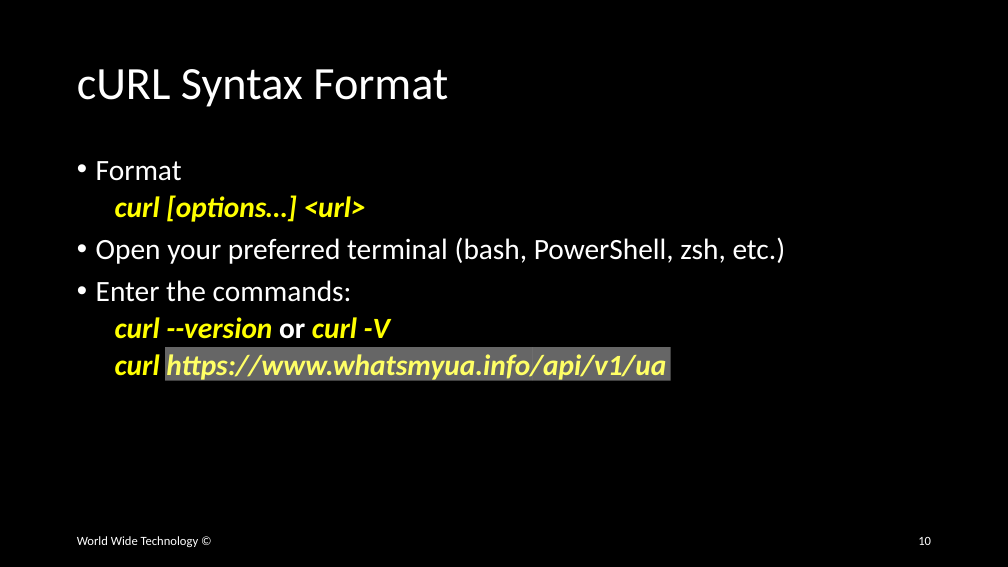
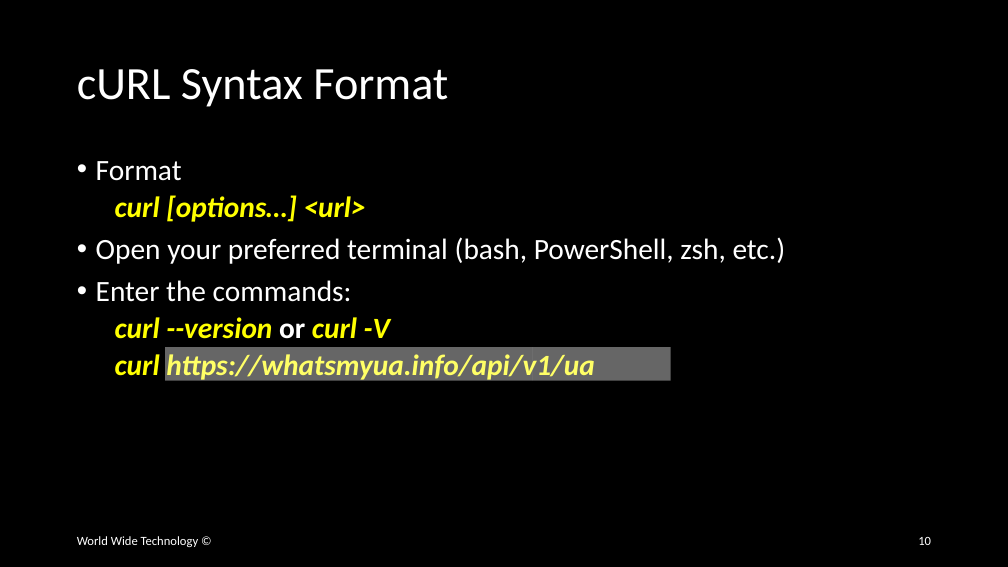
Before and after one commit to wwt/curl-requests-foundations, a slide deck: slide 10 of curl-requests-foundations.pptx. Drawn at 1008x567 pixels with LibreOffice and Linux fonts; fonts in the diff are those of the drawing. Boxes give left, top, right and bottom in pixels: in the first picture for what was removed or moved away, otherwise in the second. Text is boxed around its words. In the diff, an @@ line names an element or a change of style, - is before the commit and + after.

Commit message:
Removed 'www.' from sample cURL command, for brevity

```diff
--- a/curl-requests-foundations.pptx
+++ b/curl-requests-foundations.pptx
@@ text at (115, 354, 595, 383): text changed @@
-  curl https://www.whatsmyua.info/api/v1/ua
+  curl https://whatsmyua.info/api/v1/ua
```
